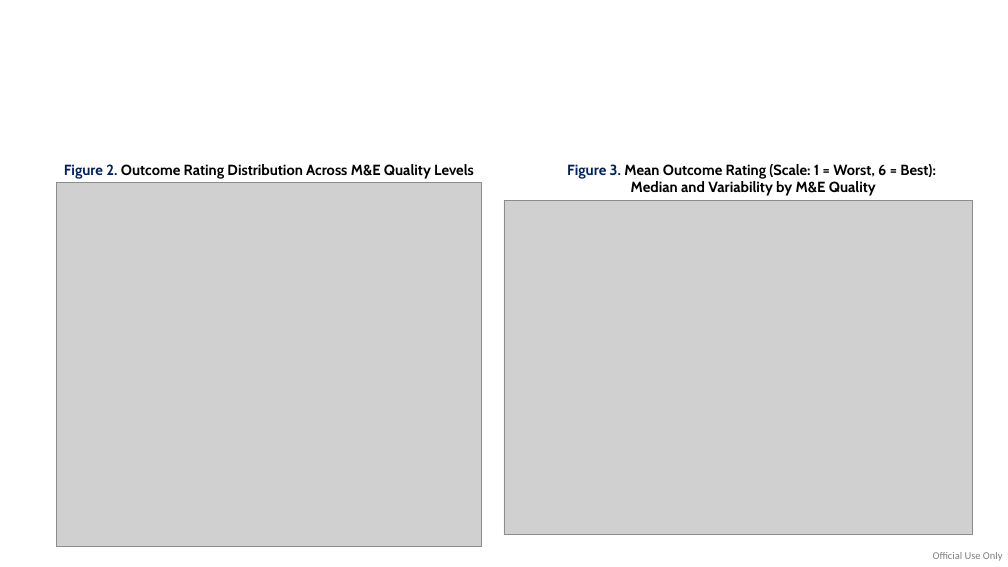
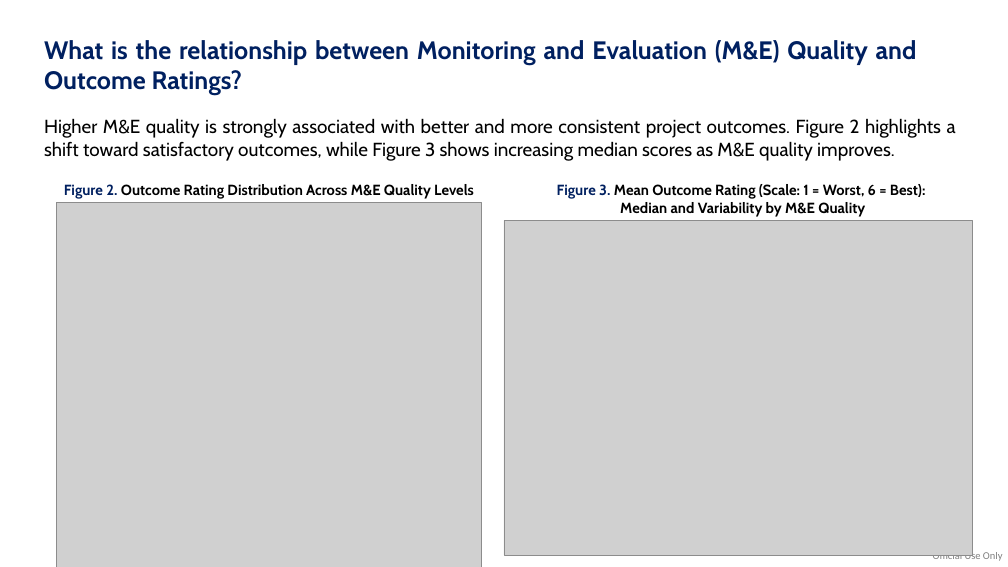
Before and after one commit to diegopaal/IEG-Interview, a slide deck: slide 4 of 3_Outputs/Diego Parra - IEG Interview.pptx (slide 2 before the commit). Drawn at 1008x567 pixels with LibreOffice and Linux fonts; fonts in the diff are those of the drawing; grey boxes stand for pictures. Boxes give left, top, right and bottom in pixels: in the first picture for what was removed or moved away, otherwise in the second. Text is boxed around its words. In the diff, an @@ line names an element or a change of style, - is before the commit and + after.

```diff
--- a/3_Outputs/Diego Parra - IEG Interview.pptx
+++ b/3_Outputs/Diego Parra - IEG Interview.pptx
@@ text added at [44, 40, 917, 95], 24 pt, text #002060, bold @@
+What is the relationship between Monitoring and Evaluation (M&E) Quality and Outcome Ratings?
@@ text added at [44, 118, 956, 161], 18 pt, text #000000 @@
+Higher M&E quality is strongly associated with better and more consistent project outcomes. Figure 2 highlights a shift toward satisfactory outcomes, while Figure 3 shows increasing median scores as M&E quality improves.
@@ 2 pictures, 1 text: place and size @@
-2 pictures, 1 text at [57, 164, 973, 547]
+2 pictures, 1 text at [57, 184, 973, 567]
@@ text "Figure 3. Mean Outcome Rating ...": place and size @@
-text "Figure 3. Mean Outcome Rating ..." at [567, 164, 936, 196]
+text "Figure 3. Mean Outcome Rating ..." at [557, 184, 926, 217]
```
Also in this commit, not shown: 11 other slides changed, 3 slides added.
